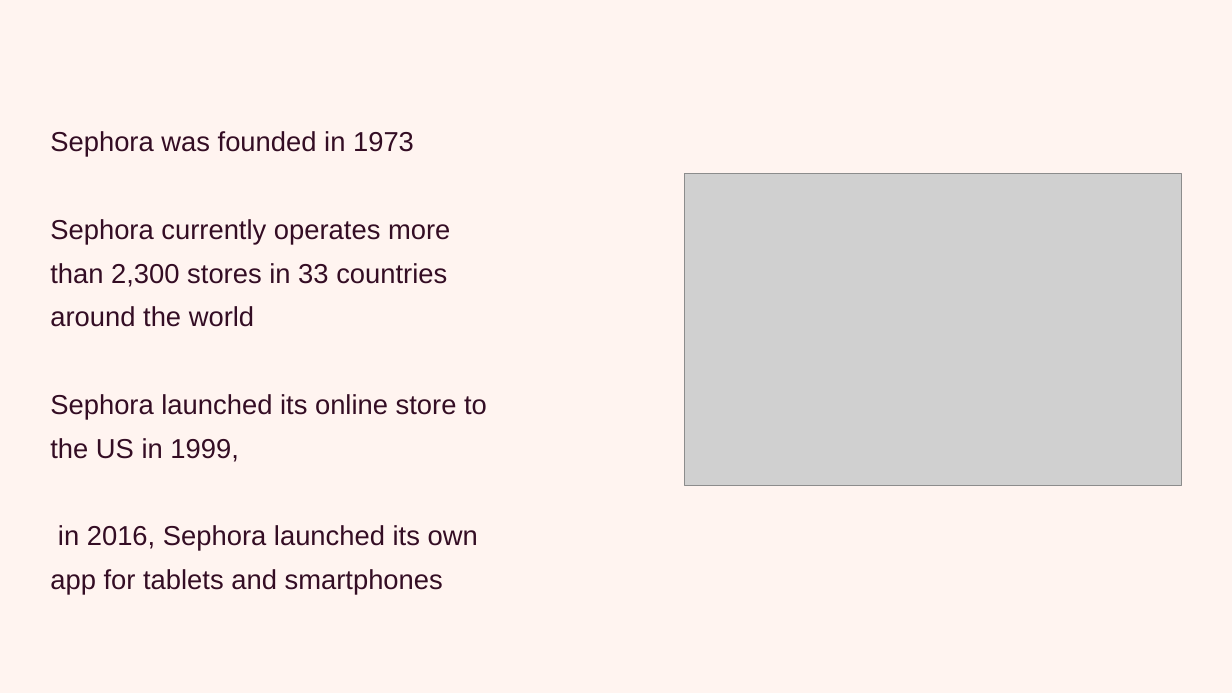
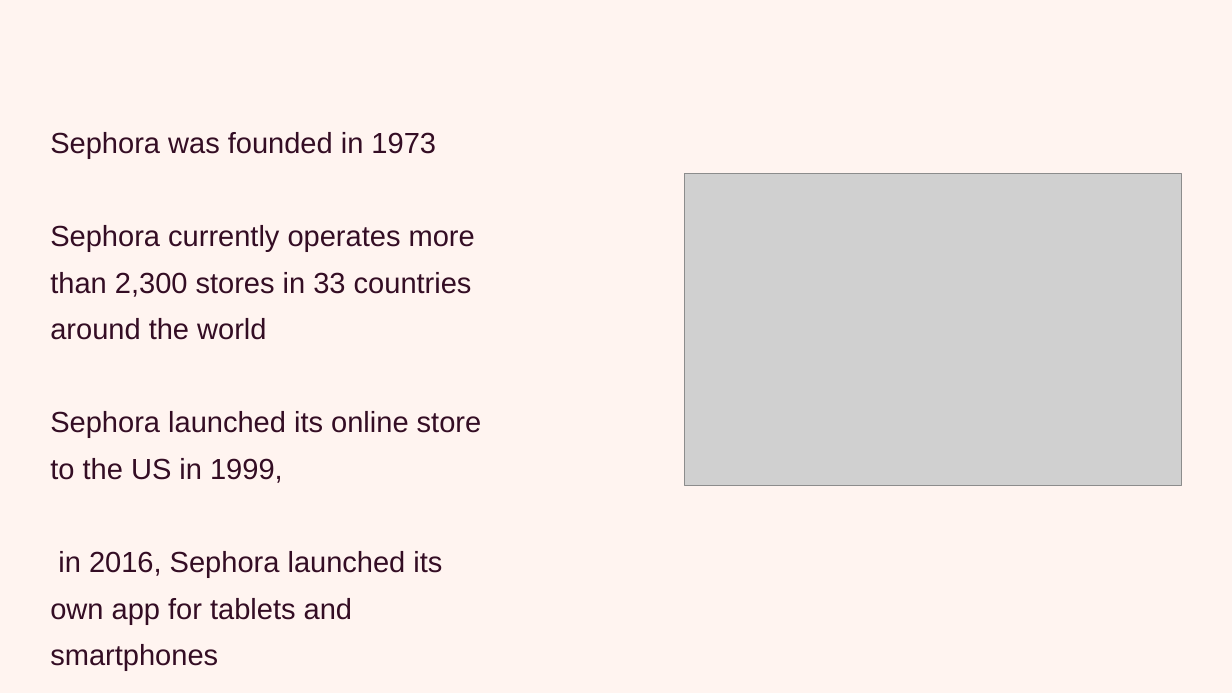
Before and after one commit to MahaAharqan/Data-Science-Artificial-Intelligence-Machine-Learning, a slide deck: slide 4 of Presentation.pptx. Drawn at 1232x693 pixels with LibreOffice and Linux fonts; fonts in the diff are those of the drawing; grey boxes stand for pictures. Boxes give left, top, right and bottom in pixels: in the first picture for what was removed or moved away, otherwise in the second. Text is boxed around its words. In the diff, an @@ line names an element or a change of style, - is before the commit and + after.

```diff
--- a/Presentation.pptx
+++ b/Presentation.pptx
@@ text "Sephora was founded in 1973" at box(50, 132, 482, 670): size 32 to 34 pt; line spacing 51.2pt to 54.4pt @@
```
Also in this commit, not shown: 9 other slides changed.
